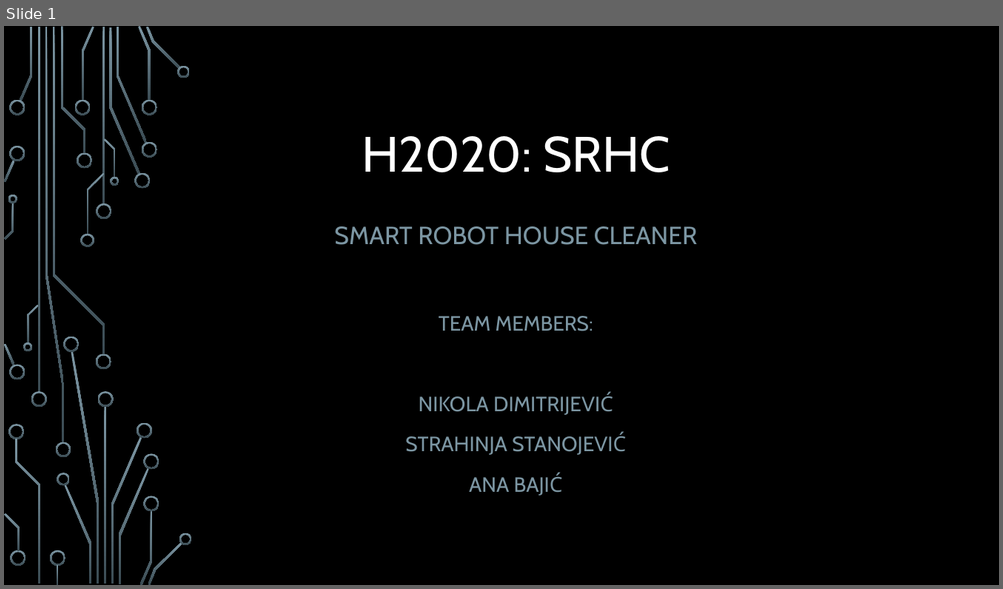
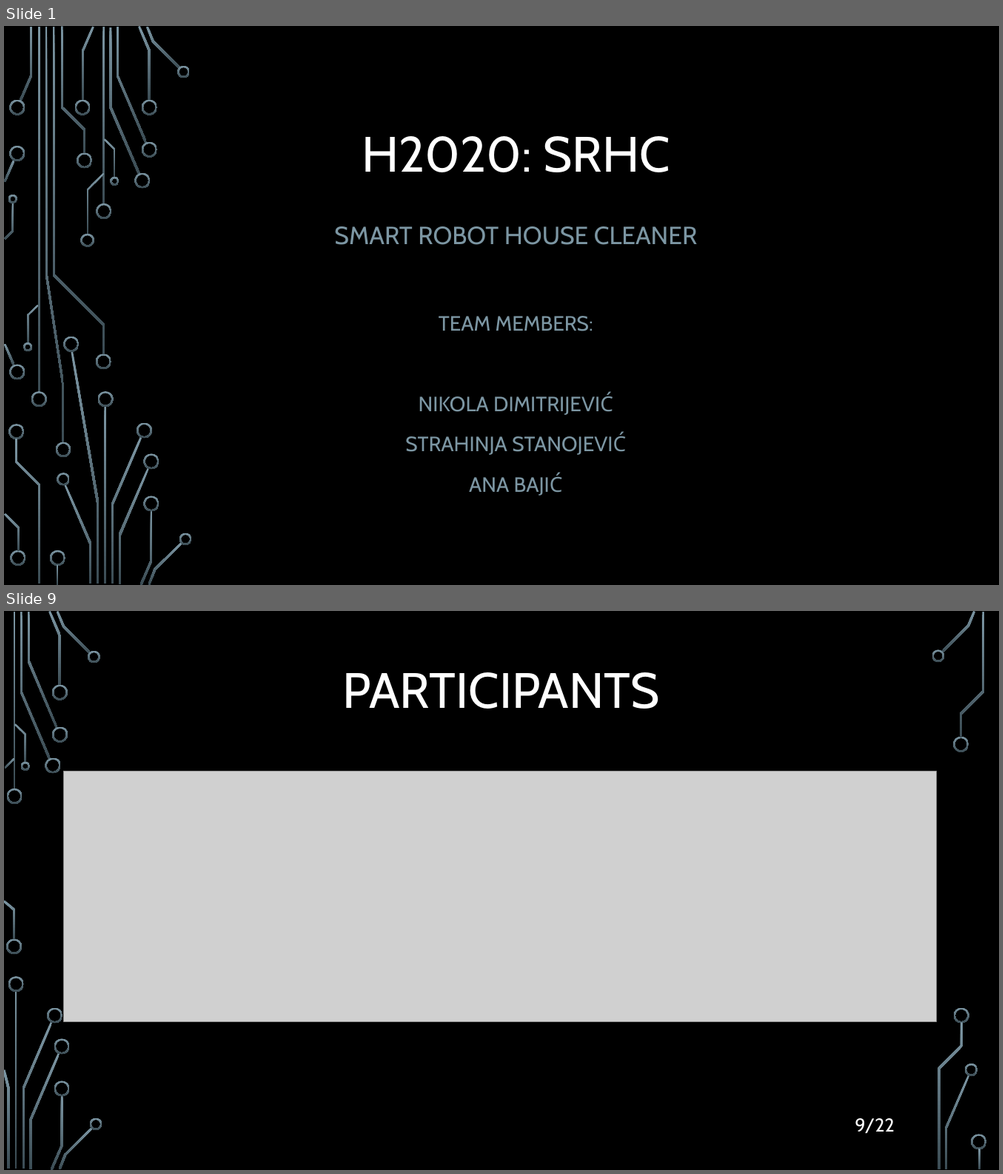
Before and after one commit to filozof50/UP, a slide deck: hw2/H2020.pptx. Shown one above the other, each under a label of ours: slide 1 before the commit, slides 1 and 9 after it; the slides between them are not shown. The pictures are 1003x589 and 1003x1174 pixels, drawn with LibreOffice and Linux fonts; fonts in the diff are those of the drawing; grey boxes stand for pictures; background and template pictures are left out. Boxes give left, top, right and bottom in pixels: in the first picture for what was removed or moved away, otherwise in the second. Text is boxed around its words. In the diff, an @@ line names an element or a change of style, - is before the commit and + after.

```diff
--- a/hw2/H2020.pptx
+++ b/hw2/H2020.pptx
@@ slide 9 added at box(4, 611, 999, 1170), background picture (left out) @@
@@ title added at box(343, 672, 660, 709), 48 pt, text #FFFFFF @@
+PARTICIPANTS
@@ picture added at box(64, 772, 936, 1022) @@
@@ text added at box(854, 1119, 893, 1133), 18 pt, text #FFFFFF @@
+9/22
@@ group added at box(4, 611, 987, 1170): 33 freeform shapes, 3 rectangles @@
```
Also in this commit, not shown: 5 slides changed, 15 other slides added, 17 other files.
